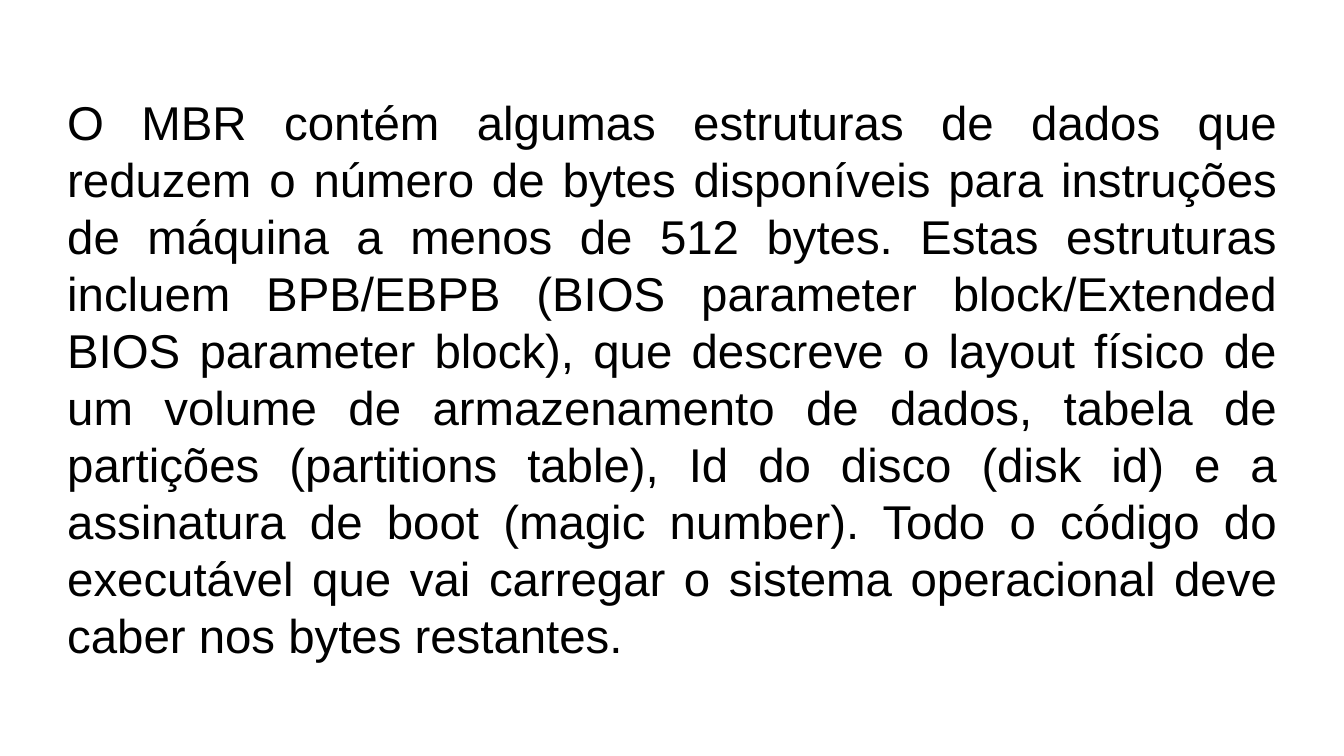
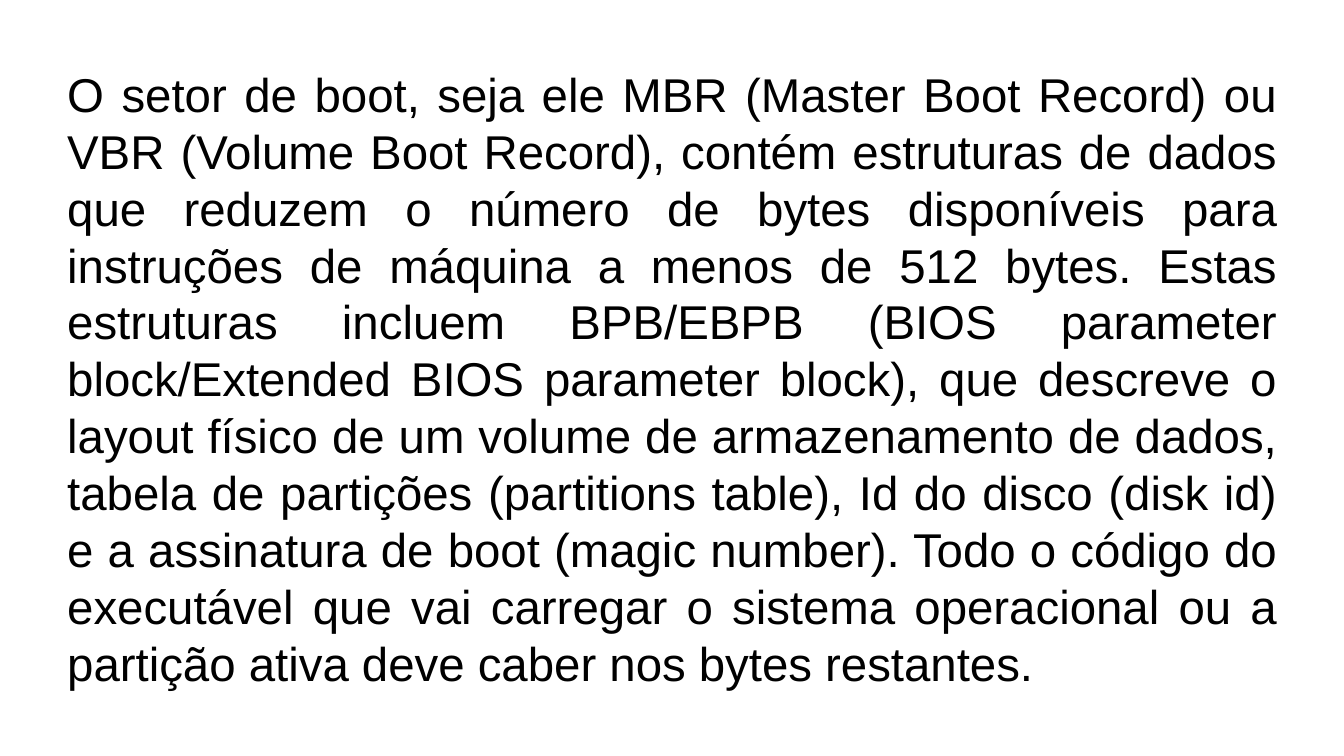
Before and after one commit to LeandroApAlmeida/Bootloader, a slide deck: slide 17 of doc/Fakenix.odp. Drawn at 1344x756 pixels with LibreOffice and Linux fonts; fonts in the diff are those of the drawing. Boxes give left, top, right and bottom in pixels: in the first picture for what was removed or moved away, otherwise in the second. Text is boxed around its words. In the diff, an @@ line names an element or a change of style, - is before the commit and + after.

```diff
--- a/doc/Fakenix.odp
+++ b/doc/Fakenix.odp
@@ text at box(67, 77, 1277, 691): text changed @@
-O MBR contém algumas estruturas de dados que reduzem o número de bytes disponíveis para instruções de máquina a menos de 512 bytes. Estas estruturas incluem BPB/EBPB (BIOS parameter block/Extended BIOS parameter block), que descreve o layout físico de um volume de armazenamento de dados, tabela de partições (partitions table), Id do disco (disk id) e a assinatura de boot (magic number). Todo o código do executável que vai carregar o sistema operacional deve caber nos bytes restantes.
+O setor de boot, seja ele MBR (Master Boot Record) ou VBR (Volume Boot Record), contém estruturas de dados que reduzem o número de bytes disponíveis para instruções de máquina a menos de 512 bytes. Estas estruturas incluem BPB/EBPB (BIOS parameter block/Extended BIOS parameter block), que descreve o layout físico de um volume de armazenamento de dados, tabela de partições (partitions table), Id do disco (disk id) e a assinatura de boot (magic number). Todo o código do executável que vai carregar o sistema operacional ou a partição ativa deve caber nos bytes restantes.
```
Also in this commit, not shown: 9 other slides changed, 1 other file.
